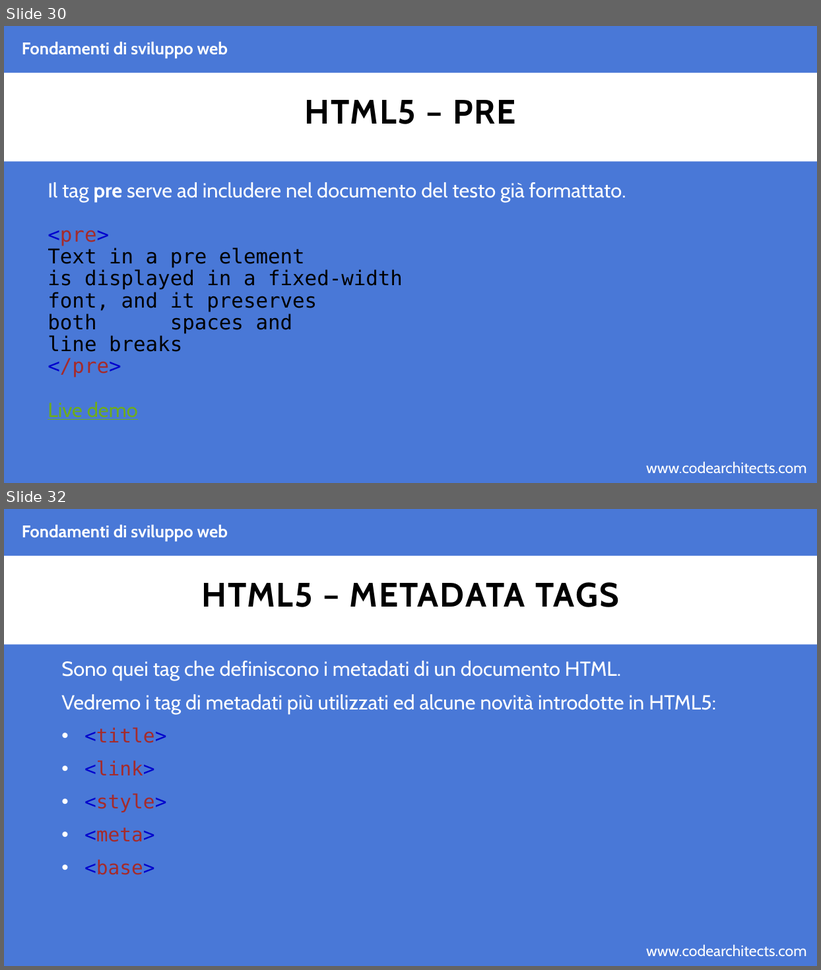
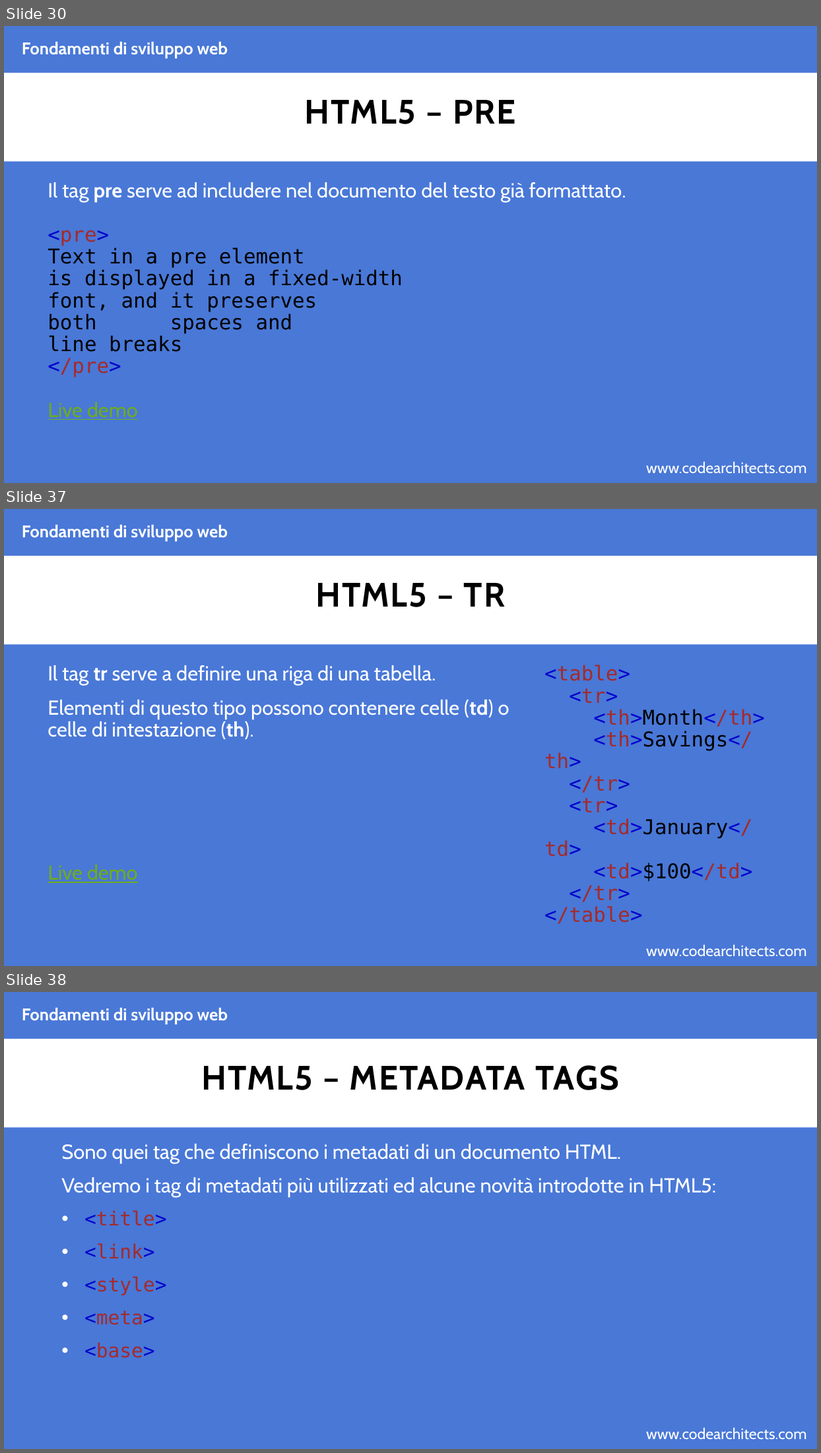
Before and after one commit to CodeArchitectsTraining/fondamenti-sviluppo-web-29052018, a slide deck: slides/html.pptx. Shown one above the other, each under a label of ours: slides 30 and 32 before the commit, slides 30, 37 and 38 after it; the slides between them are not shown. The pictures are 821x970 and 821x1453 pixels, drawn with LibreOffice and Linux fonts; fonts in the diff are those of the drawing; background and template pictures are left out. Boxes give left, top, right and bottom in pixels: in the first picture for what was removed or moved away, otherwise in the second. Text is boxed around its words. In the diff, an @@ line names an element or a change of style, - is before the commit and + after.

Commit message:
adding html slides

```diff
--- a/slides/html.pptx
+++ b/slides/html.pptx
@@ slide 37 added at box(4, 509, 817, 966), background #4978D7; not listed: 2 template elements that a slide beside it also shows @@
@@ text added at box(22, 524, 228, 541), 20 pt, text #FFFFFF, bold @@
+Fondamenti di sviluppo web
@@ title added at box(316, 583, 505, 607), 40 pt, text #000000, bold @@
+HTML5 – TR
@@ text added at box(48, 665, 510, 883), 24 pt, text #FFFFFF @@
+Il tag tr serve a definire una riga di una tabella.
+Elementi di questo tipo possono contenere celle (td) o celle di intestazione (th).
+Live demo
@@ text added at box(545, 665, 765, 924), 24 pt, text #A52A2A @@
+<table>
+<tr>
+<th>Month</th>
+<th>Savings</th>
+</tr>
+<tr>
+<td>January</td>
+<td>$100</td>
+</tr>
+</table>
@@ what was slide 32 is now slide 38 @@
```
Also in this commit, not shown: 1 slide changed, 5 other slides added, 1 other file.
